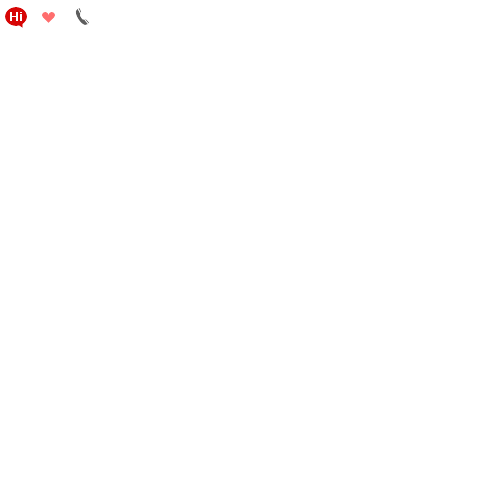
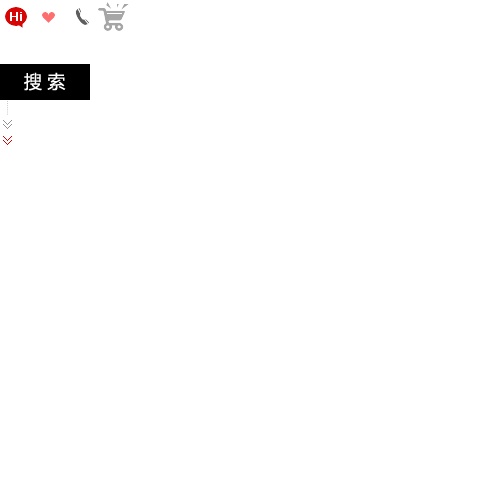
Layers edited between the first and the second 500 x 500 image:
added layer "图层 7" above "图层 6 副本" over box(98, 2, 129, 31)
added layer "图层 6 副本" above "图层 6" over box(3, 136, 12, 145)
added layer "图层 6" above "图层 5" over box(3, 120, 12, 129)
added layer "图层 4" above "图层 3" over box(0, 64, 90, 100)
